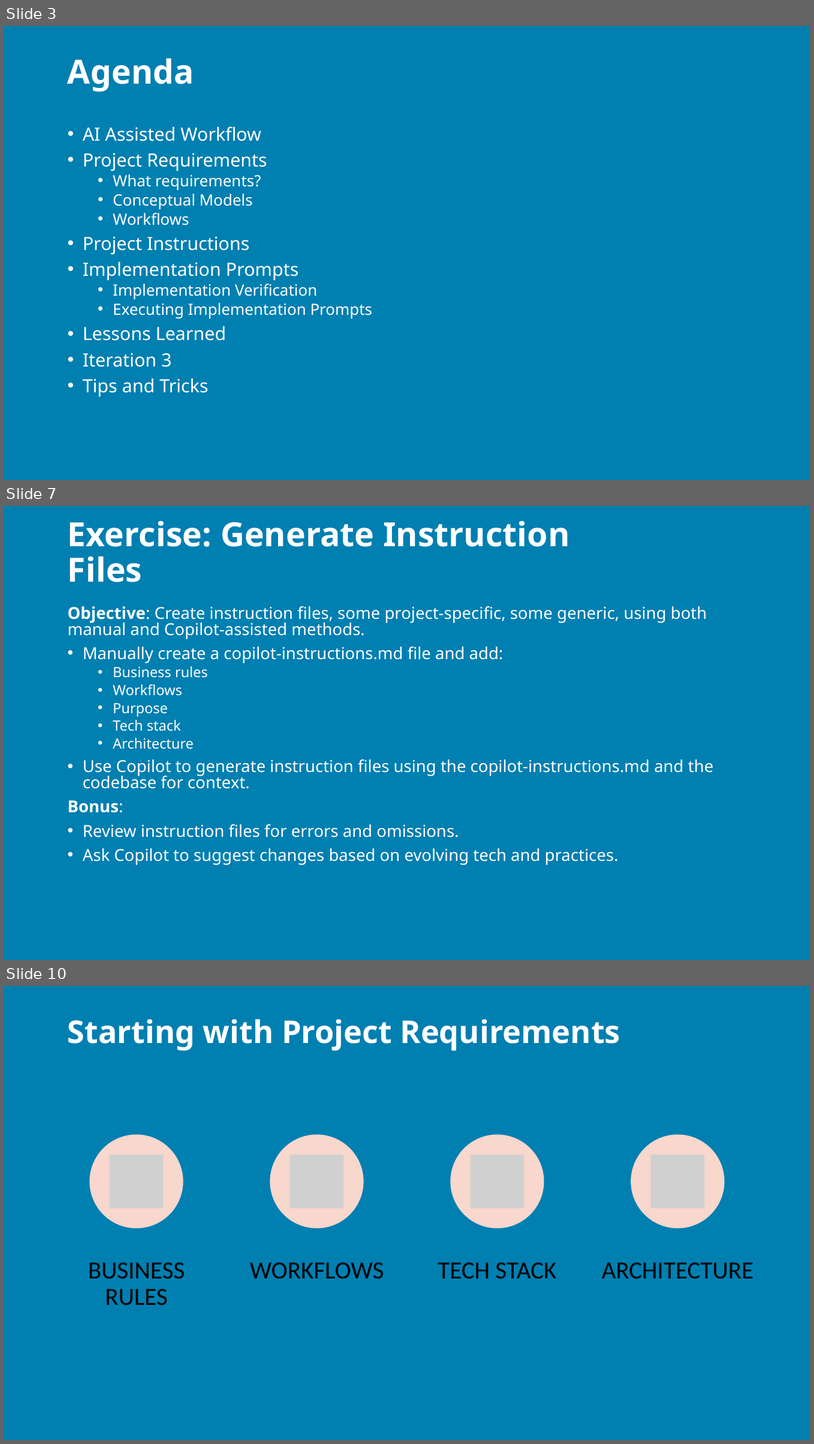
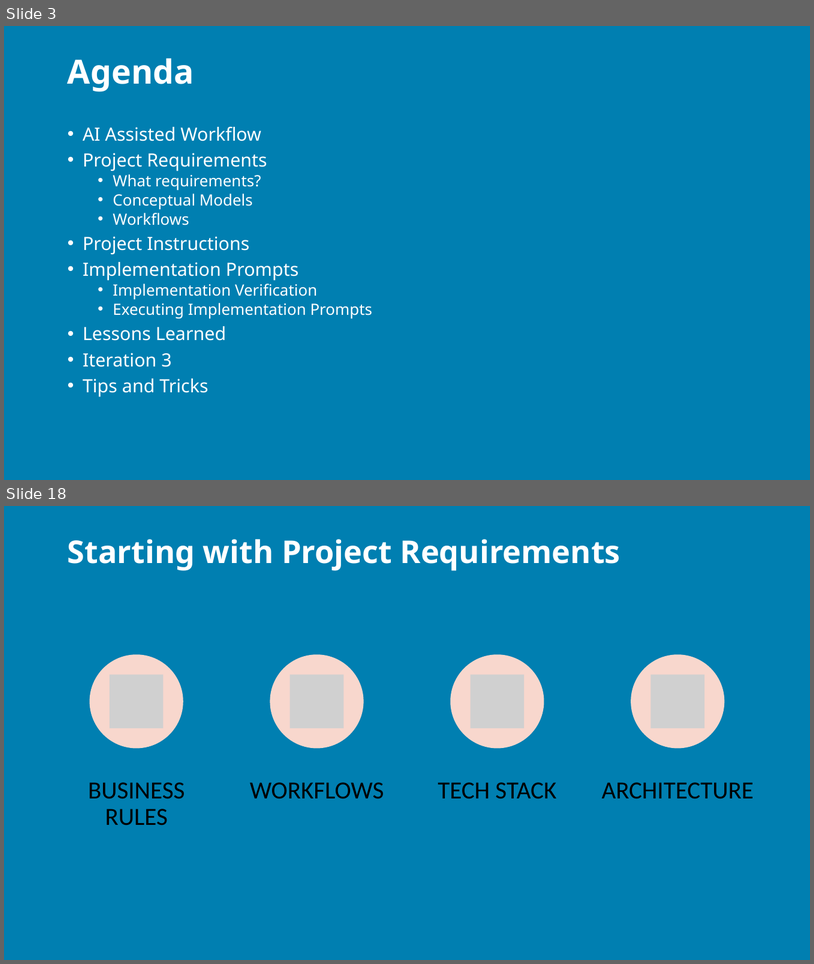
Before and after one commit to j0hnnymiller/AI-Assisted-Software-Development, a slide deck: Slides/AIASD-Greenfield-slides.pptx. Shown one above the other, each under a label of ours: slides 3, 7 and 10 before the commit, slides 3 and 18 after it; the slides between them are not shown. The pictures are 814x1444 and 814x964 pixels, drawn with LibreOffice and Linux fonts; fonts in the diff are those of the drawing; grey boxes stand for pictures; background and template pictures are left out. Boxes give left, top, right and bottom in pixels: in the first picture for what was removed or moved away, otherwise in the second. Text is boxed around its words. In the diff, an @@ line names an element or a change of style, - is before the commit and + after.

```diff
--- a/Slides/AIASD-Greenfield-slides.pptx
+++ b/Slides/AIASD-Greenfield-slides.pptx
@@ slide 7 removed at <box>4,506,810,960</box>, background picture (left out) @@
@@ title removed at <box>68,521,570,582</box> @@
-Exercise: Generate Instruction Files
@@ text removed at <box>68,606,714,865</box> @@
-Objective: Create instruction files, some project-specific, some generic, using both manual and Copilot-assisted methods.
-• Manually create a copilot-instructions.md file and add:
-  • Business rules
-  • Workflows
-  • Purpose
-  • Tech stack
-  • Architecture
-• Use Copilot to generate instruction files using the copilot-instructions.md and the codebase for context.
-Bonus:
-• Review instruction files for errors and omissions.
-• Ask Copilot to suggest changes based on evolving tech and practices.
@@ what was slide 10 is now slide 18 @@
```
Also in this commit, not shown: 3 slides changed, 15 slides added, 4 other slides removed, 3 other files.
